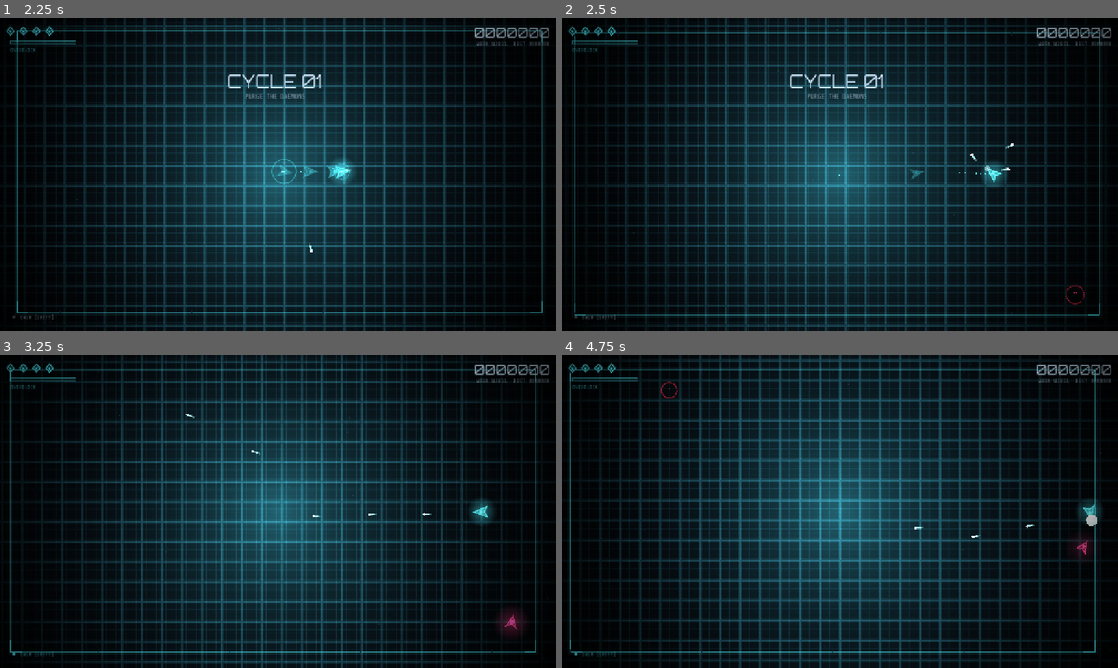
Above: before the commit, frames 1-4 (two rows, left to right).
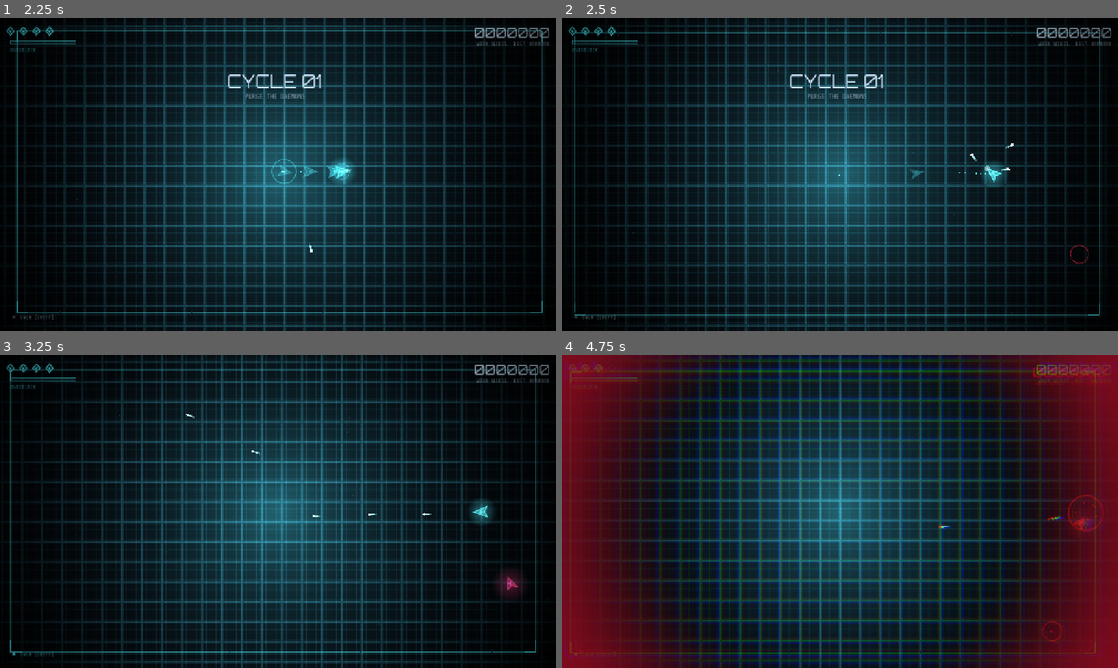
Above: after the commit, the same moments.

Repository: mafuzyk/kernel-panic
Game: Godot game, scene res://src/ui/menu.tscn
Same seed, same stepped clock (60 frames per second), same inputs: the game is played once before the commit and once after it.
Inputs (mouse positions are in pixels of both pictures, inside the frame that each line leads up to):
- Up to frame 1 (2.25 s): click "MODE: CLASSIC" at 0.5 s; click ">> PURGE" at 1.25 s; tap Enter (confirm) at 2 s; move the mouse to (400, 158) at 2.02 s; press the mouse at (400, 158) at 2.03 s; hold D (move_right) from 2.03 s (still down); tap Space (dash) at 2.1 s
- Up to frame 2 (2.5 s): keep holding D (move_right)
- Up to frame 3 (3.25 s): release D (move_right) at 2.75 s; release the mouse at (400, 495) at 2.75 s; drag from (166, 527) to (472, 511) at 2.77 s
- Up to frame 4 (4.75 s): move the mouse to (895, 442) at 3.52 s; hold D (move_right) 3.53-4.25 s; hold E (overclock) 3.53-4.25 s; tap Space (dash) at 3.8 s; drag from (812, 574) to (1095, 514) at 4.27 s

Frame 1 is identical in both runs. In frame 2, less than 0.1% of the frame differs, in the area x 90-95%, y 72-92%; in frame 3, 0.6%; in frame 4, 52%, in the area x 0-100%, y 0-100%.

Commit message:
fix: route all gameplay randomness through seeded Game.rng

Diff:
--- a/src/arena/arena.gd
+++ b/src/arena/arena.gd
@@ -408,7 +408,7 @@
 		tl.layer = 45
 		tl.add_child(_tip_label)
 		add_child(tl)
-	_tip_index = (Game.rng.randi() if Game.mode == "weekly" else randi()) % TIPS.size()
+	_tip_index = randi() % TIPS.size()
 	_tip_label.text = "TIP // " + TIPS[_tip_index]
 	_tip_label.modulate.a = 0.0
 	var tw := create_tween()
@@ -666,7 +666,7 @@
 	for i in n:
 		var m := Mote.new()
 		m.player = player
-		m.setup(e.global_position + Vector2.from_angle(randf() * TAU) * randf_range(4.0, 16.0))
+		m.setup(e.global_position + Vector2.from_angle(Game.rng.randf() * TAU) * Game.rng.randf_range(4.0, 16.0))
 		mote_container.call_deferred("add_child", m)
 	if e is RootBoss:
 		hud.boss = null
--- a/src/arena/spawner.gd
+++ b/src/arena/spawner.gd
@@ -124,7 +124,11 @@
 				break
 		_queue.append(picked[0])
 		budget -= picked[1]
-	_queue.shuffle()
+	for i in range(_queue.size() - 1, 0, -1):
+		var j := Game.rng.randi_range(0, i)
+		var tmp = _queue[i]
+		_queue[i] = _queue[j]
+		_queue[j] = tmp
 
 func _spawn_boss() -> void:
 	var idx := int(wave / float(Balance.BOSS_EVERY))
--- a/src/autoload/dev_harness.gd
+++ b/src/autoload/dev_harness.gd
@@ -258,6 +258,35 @@
 	for i in 3:
 		seed_b.append(Game.roll_patch_offer()[0]["id"])
 	_check(str(seed_a) == str(seed_b), "weekly seed is deterministic")
+	print("AT_STEP weekly_det")
+	var comp_a: Array = []
+	var events_a: Array = []
+	Game.rng.seed = 777
+	for w in range(1, 7):
+		sp.wave = w
+		sp._roll_wave_event(false, w)
+		events_a.append(sp._next_event)
+		sp._build_queue()
+		comp_a.append(" ".join(sp._queue))
+	var comp_b: Array = []
+	var events_b: Array = []
+	Game.rng.seed = 777
+	for w in range(1, 7):
+		sp.wave = w
+		sp._roll_wave_event(false, w)
+		events_b.append(sp._next_event)
+		sp._build_queue()
+		comp_b.append(" ".join(sp._queue))
+	_check(str(comp_a) == str(comp_b), "weekly wave composition deterministic")
+	_check(str(events_a) == str(events_b), "weekly wave events deterministic")
+	var l1 := LancerEnemy.new()
+	l1.phase_t = Game.rng.randf_range(0.6, 1.1)
+	Game.rng.seed = 99
+	l1.phase_t = Game.rng.randf_range(0.6, 1.1)
+	Game.rng.seed = 99
+	var l2 := LancerEnemy.new()
+	l2.phase_t = Game.rng.randf_range(0.6, 1.1)
+	_check(absf(l1.phase_t - l2.phase_t) < 0.0001, "enemy rng uses seeded stream")
 	Game.mode = "classic"
 	Game.patch_levels = {}
 	await _ticks(2)
--- a/src/enemies/drone.gd
+++ b/src/enemies/drone.gd
@@ -26,7 +26,7 @@
 		max_hp = hp
 
 func _on_ready() -> void:
-	_wob = randf() * TAU
+	_wob = Game.rng.randf() * TAU
 	if mini:
 		col = Color("ff7ba4")
 		glow.self_modulate = col
--- a/src/enemies/lancer.gd
+++ b/src/enemies/lancer.gd
@@ -49,7 +49,7 @@
 			_v = _v.move_toward(aim_at_player() * speed * 0.4, 400.0 * delta)
 			if phase_t <= 0.0:
 				phase = Phase.APPROACH
-				phase_t = randf_range(0.5, 0.9)
+				phase_t = Game.rng.randf_range(0.5, 0.9)
 
 func _ghost_draw(node: Node2D, c: Color) -> void:
 	var r := radius
--- a/src/enemies/oom_killer.gd
+++ b/src/enemies/oom_killer.gd
@@ -94,7 +94,7 @@
 	for m in carried:
 		if is_instance_valid(m):
 			m.stolen = false
-			m.vel = Vector2.from_angle(randf() * TAU) * 180.0
+			m.vel = Vector2.from_angle(Game.rng.randf() * TAU) * 180.0
 			m.life = maxf(m.life, 6.0)
 	carried.clear()
 	Game.add_score(25)
--- a/src/enemies/spewer.gd
+++ b/src/enemies/spewer.gd
@@ -17,16 +17,16 @@
 	pts = 110
 	radius = 15.0
 	col = Balance.COL_SPEWER
-	_fire_t = randf_range(1.2, 2.2)
+	_fire_t = Game.rng.randf_range(1.2, 2.2)
 
 func _on_ready() -> void:
-	_strafe_dir = 1.0 if randf() < 0.5 else -1.0
+	_strafe_dir = 1.0 if Game.rng.randf() < 0.5 else -1.0
 
 func _move(delta: float) -> void:
 	_orbit_flip_t -= delta
 	if _orbit_flip_t <= 0.0:
-		_orbit_flip_t = randf_range(2.0, 4.0)
-		if randf() < 0.35:
+		_orbit_flip_t = Game.rng.randf_range(2.0, 4.0)
+		if Game.rng.randf() < 0.35:
 			_strafe_dir *= -1.0
 	var to_p := player.global_position - global_position if player != null else Vector2.ZERO
 	var d := to_p.length()
@@ -58,7 +58,7 @@
 	get_parent().add_child(orb)
 	Sfx.play("shoot", 0.55, -7.0, 0.08)
 	Fx.sparks(global_position + aim_at_player() * radius, col, 5, 120.0, 0.3, 2.4)
-	_fire_t = randf_range(1.9, 2.5)
+	_fire_t = Game.rng.randf_range(1.9, 2.5)
 
 func vel() -> Vector2:
 	return _v
--- a/src/pickups/mote.gd
+++ b/src/pickups/mote.gd
@@ -11,7 +11,7 @@
 
 func setup(pos: Vector2) -> void:
 	position = pos
-	vel = Vector2.from_angle(randf() * TAU) * randf_range(50.0, 170.0)
+	vel = Vector2.from_angle(Game.rng.randf() * TAU) * Game.rng.randf_range(50.0, 170.0)
 
 func _ready() -> void:
 	add_to_group("motes")
